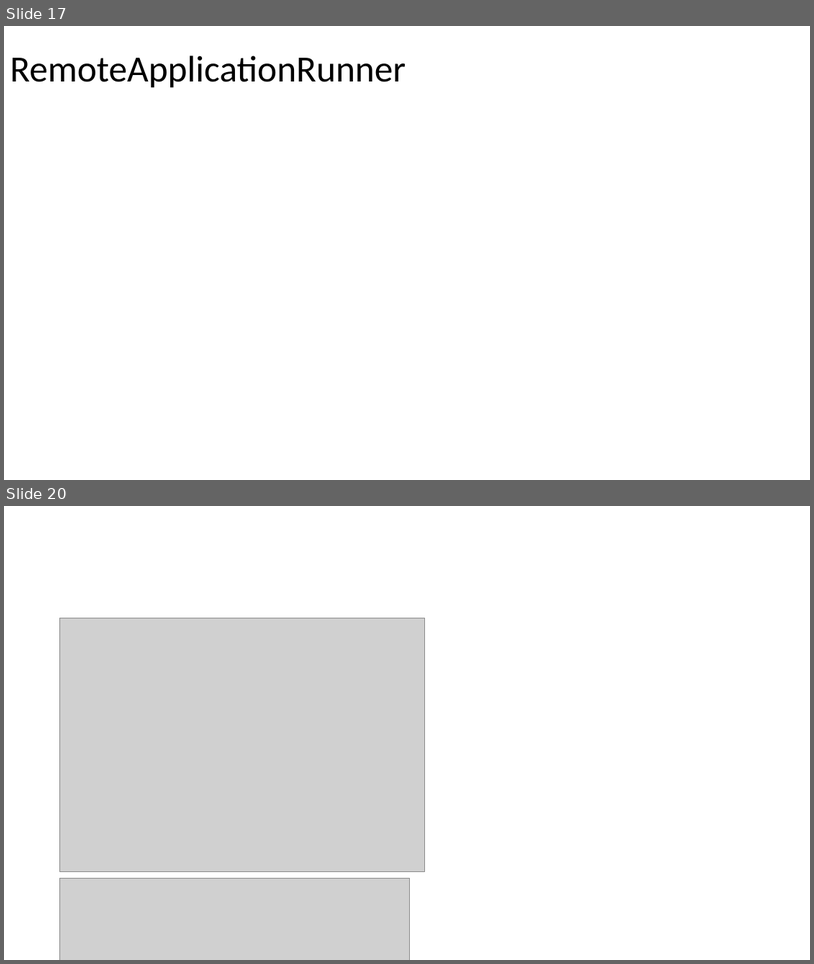
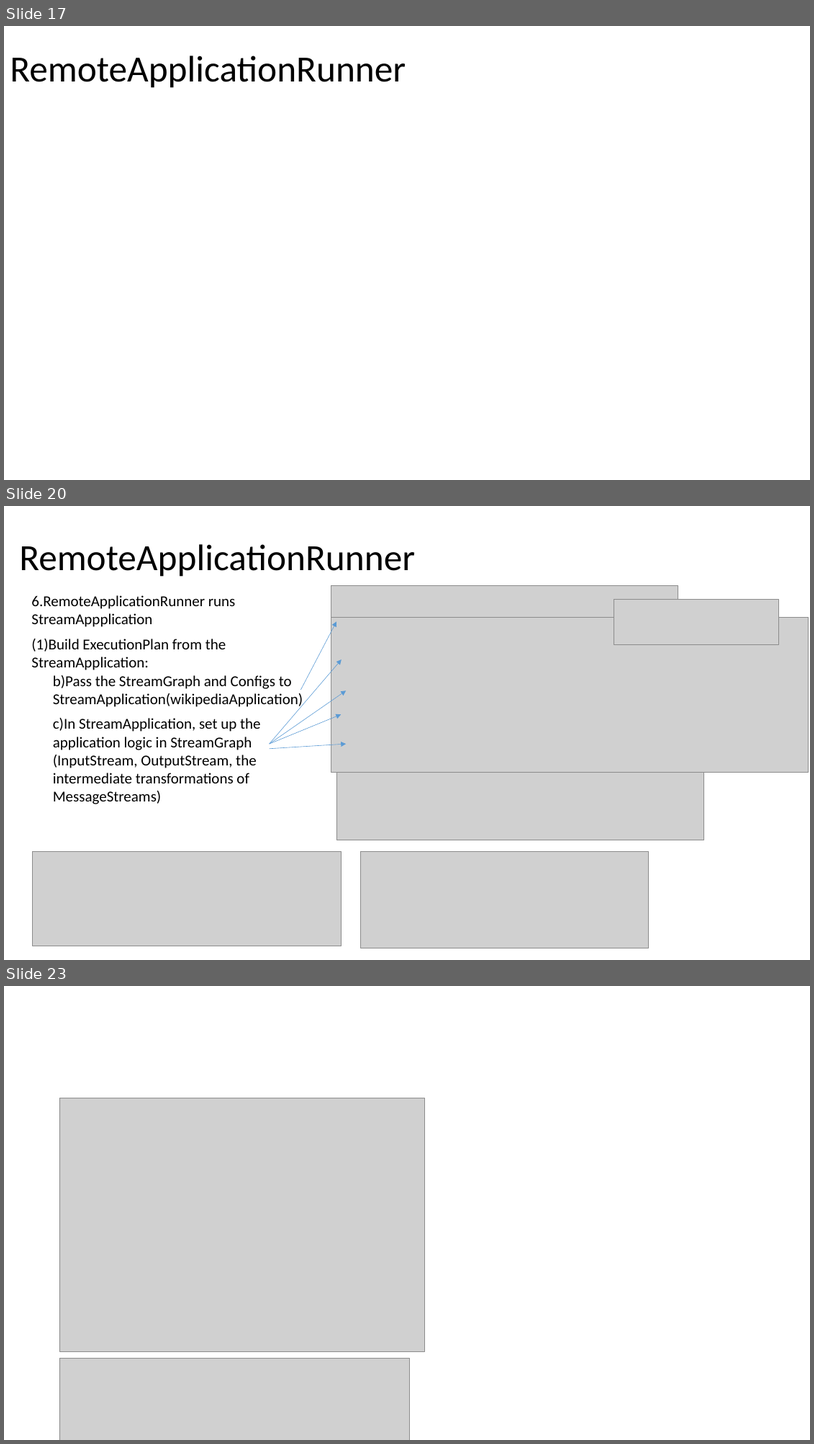
Before and after one commit to Swrrt/Samza-Documents, a slide deck: Documentation/SamzaStructure.pptx. Shown one above the other, each under a label of ours: slides 17 and 20 before the commit, slides 17, 20 and 23 after it; the slides between them are not shown. The pictures are 814x964 and 814x1444 pixels, drawn with LibreOffice and Linux fonts; fonts in the diff are those of the drawing; grey boxes stand for pictures. Boxes give left, top, right and bottom in pixels: in the first picture for what was removed or moved away, otherwise in the second. Text is boxed around its words. In the diff, an @@ line names an element or a change of style, - is before the commit and + after.

Commit message:
StreamGraph and ExecutionPlan

```diff
--- a/Documentation/SamzaStructure.pptx
+++ b/Documentation/SamzaStructure.pptx
@@ slide 20 added at (4,506,810,960), background #FFFFFF @@
@@ title added at (19,544,415,577), 44 pt, text #000000 @@
+RemoteApplicationRunner
@@ picture added at (332,585,679,617) @@
@@ text added at (31,595,236,627), 18 pt, text #000000 @@
+6.RemoteApplicationRunner runs StreamAppplication
@@ picture added at (615,600,779,645) @@
@@ arrow added from (301, 690) to (337, 621), #5B9BD5 0.5 pt @@
@@ picture added at (332,617,808,772) @@
@@ text added at (31,638,226,670), 18 pt, text #000000 @@
+(1)Build ExecutionPlan from the StreamApplication:
@@ text added at (53,675,303,709), 18 pt, text #000000 @@
+b)Pass the StreamGraph and Configs to StreamApplication(wikipediaApplication)
@@ arrow added from (270, 744) to (342, 659), #5B9BD5 0.5 pt @@
@@ arrow added from (270, 744) to (347, 690), #5B9BD5 0.5 pt @@
@@ text added at (53,718,260,804), 18 pt, text #000000 @@
+c)In StreamApplication, set up the application logic in StreamGraph (InputStream, OutputStream, the intermediate transformations of MessageStreams)
@@ arrow added from (270, 744) to (341, 714), #5B9BD5 0.5 pt @@
@@ arrow added from (270, 749) to (347, 744), #5B9BD5 0.5 pt @@
@@ picture added at (337,772,705,840) @@
@@ picture added at (32,852,342,946) @@
@@ picture added at (361,852,649,947) @@
@@ what was slide 20 is now slide 23 @@
```
Also in this commit, not shown: 4 slides changed, 3 other slides added.
